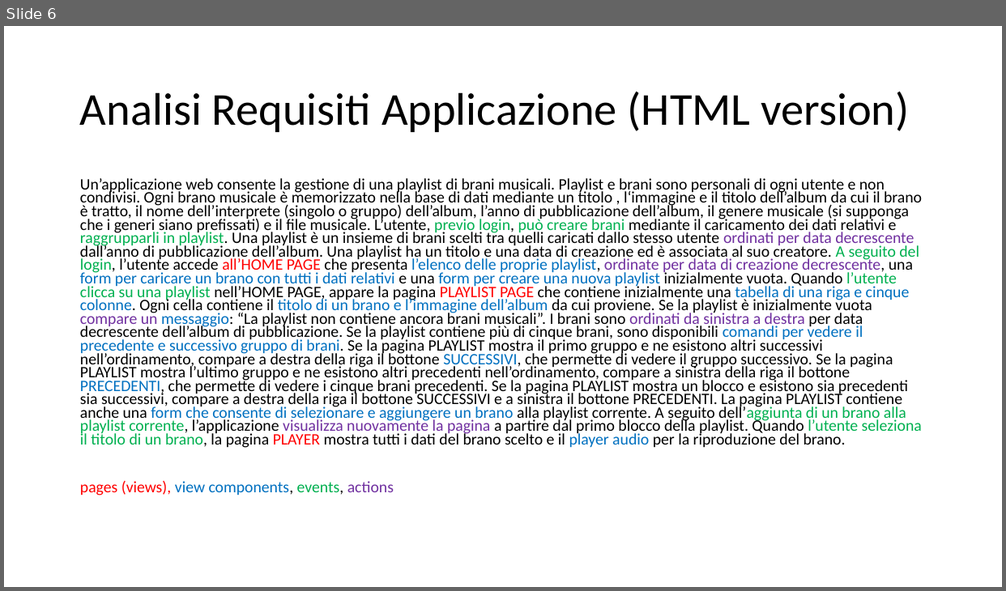
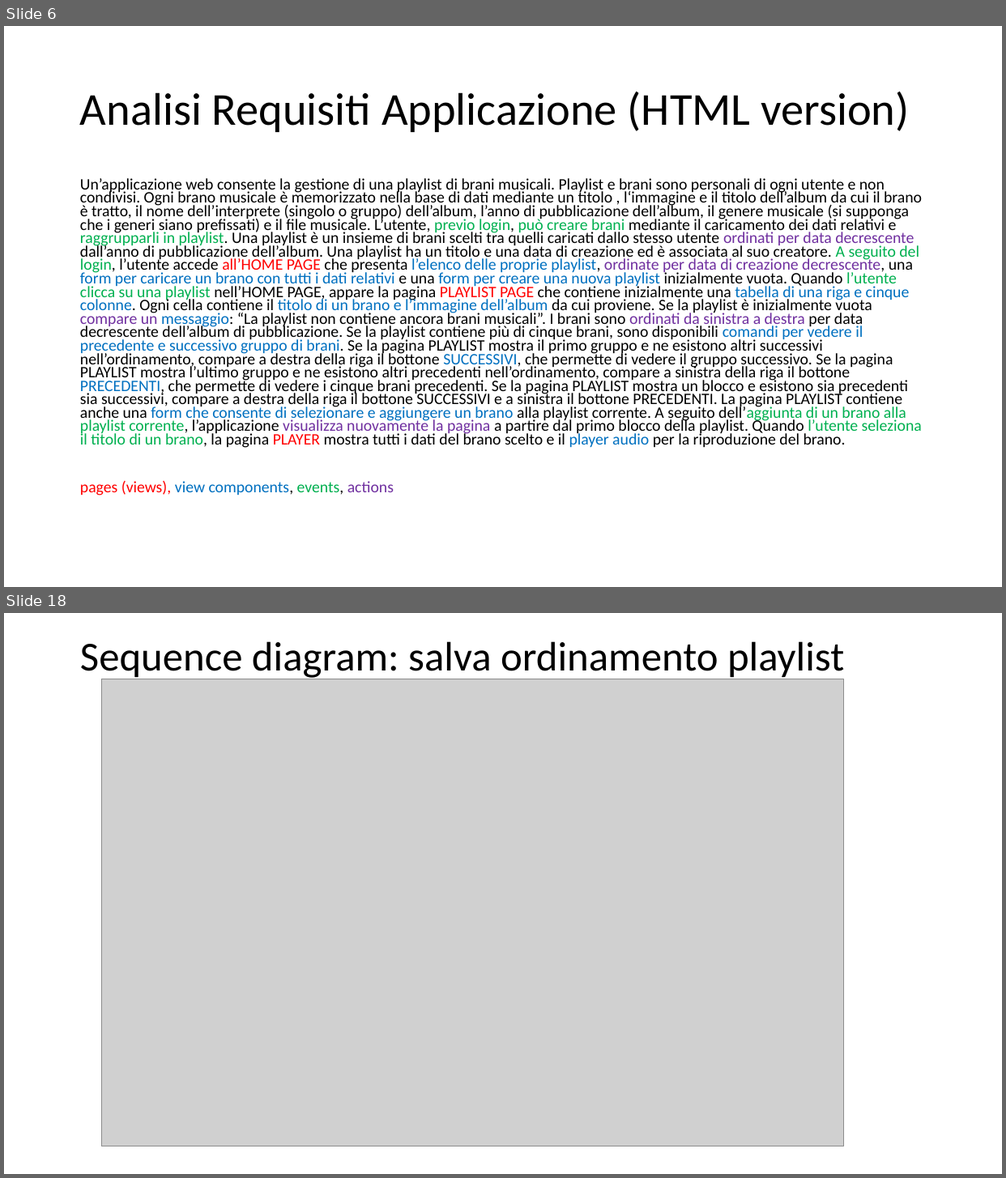
Before and after one commit to GenniImparato/PlaylistMaker, a slide deck: doc/documentation (RIA).pptx. Shown one above the other, each under a label of ours: slide 6 before the commit, slides 6 and 18 after it; the slides between them are not shown. The pictures are 1006x591 and 1006x1178 pixels, drawn with LibreOffice and Linux fonts; fonts in the diff are those of the drawing; grey boxes stand for pictures. Boxes give left, top, right and bottom in pixels: in the first picture for what was removed or moved away, otherwise in the second. Text is boxed around its words. In the diff, an @@ line names an element or a change of style, - is before the commit and + after.

```diff
--- a/doc/documentation (RIA).pptx
+++ b/doc/documentation (RIA).pptx
@@ slide 18 added at box(4, 613, 1002, 1174), background #FFFFFF @@
@@ title added at box(80, 641, 844, 680), 39.6 pt, text #000000 @@
+Sequence diagram: salva ordinamento playlist
@@ picture added at box(101, 679, 844, 1147) @@
```
Also in this commit, not shown: 6 slides changed, 8 other slides added, 28 other files.
